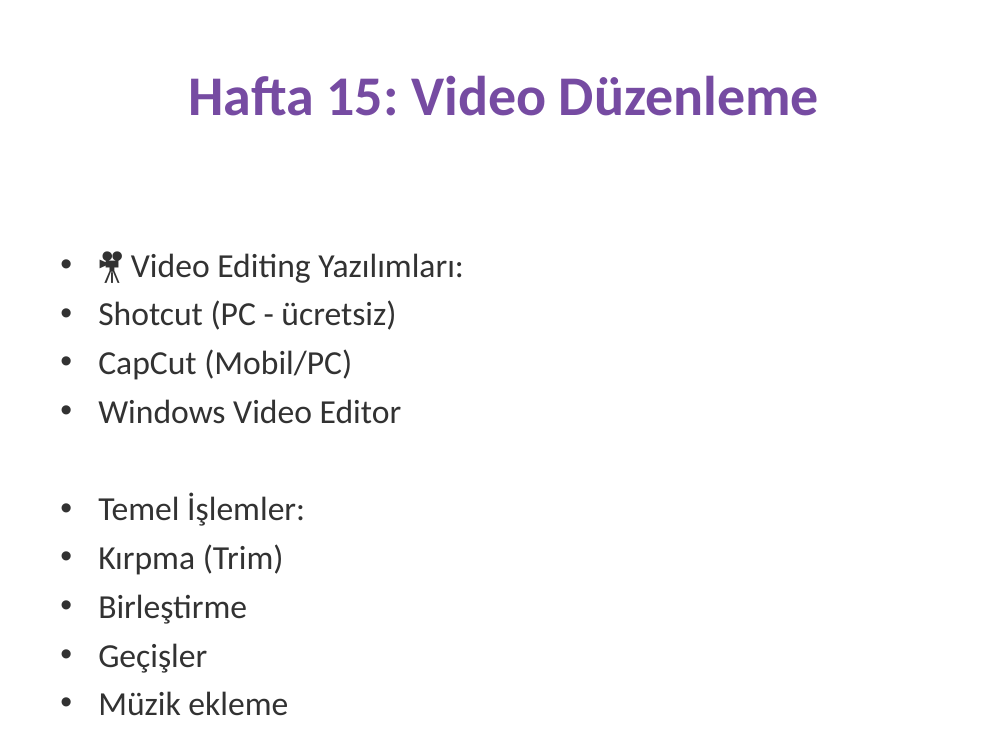
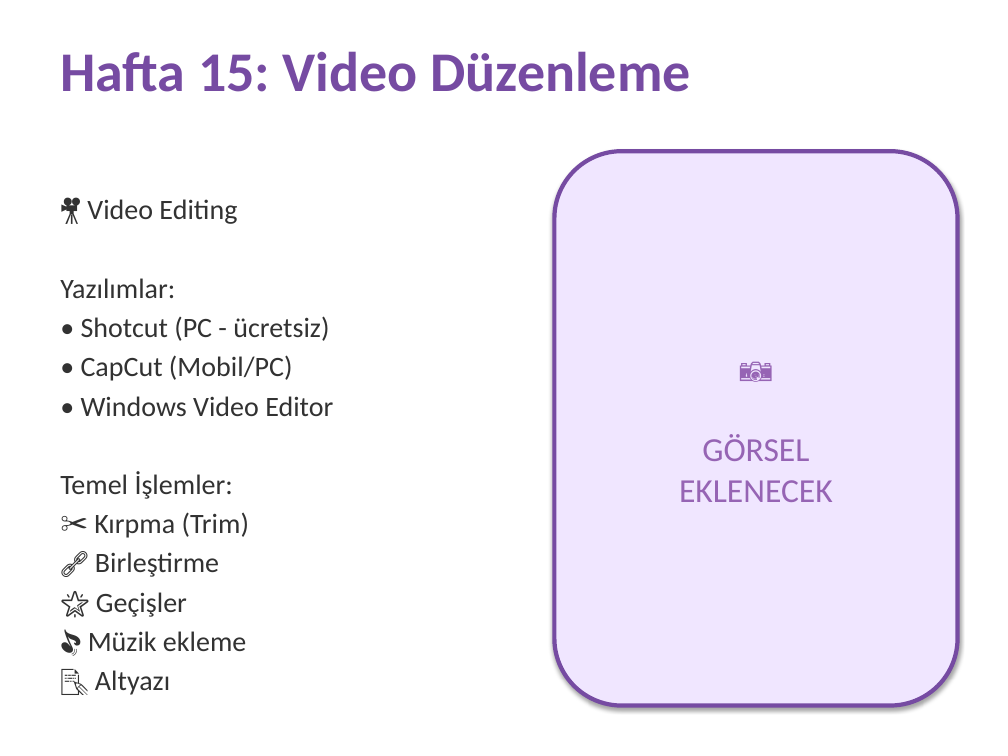
Before and after one commit to fikirkasi-arch/BST, a slide deck: slide 21 of sunumlar/6-SINIF-FULL-SUNUM.pptx (slide 22 before the commit). Drawn at 1008x756 pixels with LibreOffice and Linux fonts; fonts in the diff are those of the drawing. Boxes give left, top, right and bottom in pixels: in the first picture for what was removed or moved away, otherwise in the second. Text is boxed around its words. In the diff, an @@ line names an element or a change of style, - is before the commit and + after.

```diff
--- a/sunumlar/6-SINIF-FULL-SUNUM.pptx
+++ b/sunumlar/6-SINIF-FULL-SUNUM.pptx
@@ text "Hafta 15: Video Düzenleme" at (x1=60, y1=51, x2=691, y2=92): alignment centre to left; vertical alignment middle to top @@
@@ text "🎥 Video Editing" moved from (x1=98, y1=253, x2=464, y2=673) to (x1=60, y1=199, x2=333, y2=695) @@
@@ rounded rectangle added at (x1=554, y1=151, x2=958, y2=706), fill #F0E6FF, outline #764BA2 3 pt, 24 pt, text #9664B4 @@
+📷
+GÖRSEL
+EKLENECEK
@@ text at (x1=60, y1=199, x2=333, y2=416): text changed; size 24 to 20 pt @@
-• 🎥 Video Editing Yazılımları:
-• Shotcut (PC - ücretsiz)
-• CapCut (Mobil/PC)
-• Windows Video Editor
+🎥 Video Editing
+Yazılımlar:
+• Shotcut (PC - ücretsiz)
+• CapCut (Mobil/PC)
+• Windows Video Editor
@@ text at (x1=60, y1=471, x2=233, y2=499): size 24 to 20 pt in "Temel İşlemler:"; bullet • to none; less space between paragraphs @@
@@ text at (x1=88, y1=512, x2=250, y2=695): text changed; size 24 to 20 pt @@
-• Kırpma (Trim)
-• Birleştirme
-• Geçişler
-• Müzik ekleme
+✂️ Kırpma (Trim)
+🔗 Birleştirme
+🌟 Geçişler
+🎵 Müzik ekleme
+📝 Altyazı
```
Also in this commit, not shown: 22 other slides changed, 6 slides added, 10 slides removed, 3 other files.
